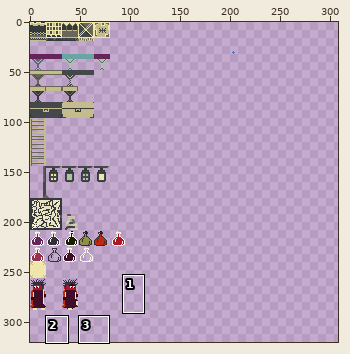
Two states of a sprite sheet, android/assets/tiles.png. The first picture is a wide view before the edit; the outline marks the close-up.
Close-up. First the earlier version:
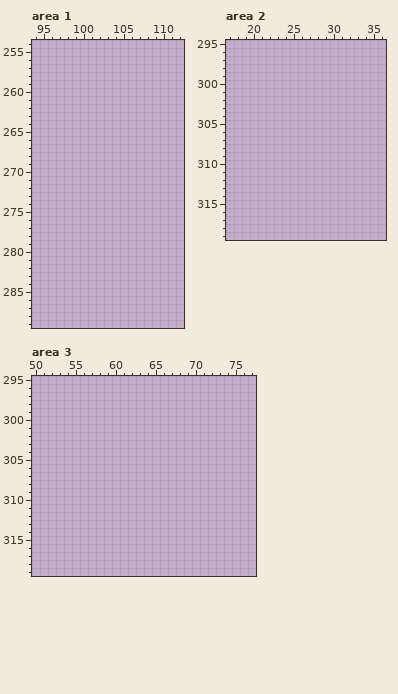
The file is 320x320 pixels. Pixels under 10% opacity are left out. Colours within 5 levels of each other are drawn and written as one. Shown: area 1: x 94..112, y 254..289; area 2: x 17..36, y 295..319; area 3: x 50..77, y 295..319. The wide view leaves out empty margins. The commit also changed other parts of the picture, which this record leaves out.
The same view after the edit:
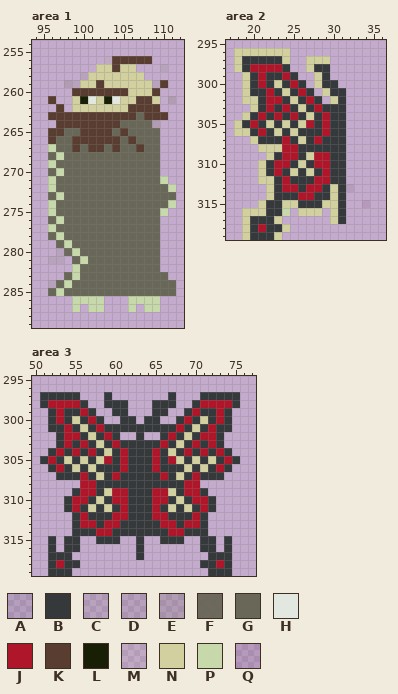
Palette (. is transparent): A #36393b1b  B #36393b  C #6967581f  D #69675825  E #69675836  F #696758f4  G #696758  H #e2e8df  J #af162a  K #5a3d31  L #191f04  M #a5a3801a  N #d2d09f  P #c7d8ab  Q #400e281a
Diff:
Area 1:
y 256: x 103..108 ...... -> MKKKKK
y 257: x 102..106 ..... -> NNKNN; x 110 . -> C
y 258: x 100..107 ........ -> CNNNNNNN
y 259: x 98..110 ............. -> ECNNKNNNNNNCK
y 260: x 99..109 ........... -> KKKKKKKNNNK
y 261: x 96 . -> K; x 99..109 ........... -> NLHNLHNNKKN; x 111 . -> E
y 262: x 97 . -> K; x 99..109 ........... -> NNNNNNNKKKK
y 263: x 96..110 ............... -> KKKKKKKKKKKGKKK
y 264: x 97..109 ............. -> KKKKKKKKGGGGE
y 265: x 96..109 .............. -> KKGGKKKKGKGGGG
y 266: x 96..109 .............. -> KGGKKKKKKGKGGG
y 267: x 96..109 .............. -> PGGKGKKGKGGKGG
y 268: x 96..109 .............. -> GPGGGGGGGGGGGG
y 269: x 96..109 .............. -> PGGGGGGGGGGGGG
y 270: x 96..109 .............. -> GPGGGGGGGGGGGG
y 271: x 96..110 ............... -> PGGGGGGGGGGGGGP
y 272: x 96..111 ................ -> PGGGGGGGGGGGGGGP
y 273: x 96..111 ................ -> GPGGGGGGGGGGGGGG
y 274: x 96..111 ................ -> PGGGGGGGGGGGGGGP
y 275: x 96..110 ............... -> PGGGGGGGGGGGGGP
y 276: x 96..109 .............. -> GPGGGGGGGGGGGG
y 277: x 96..109 .............. -> PGGGGGGGGGGGGG
y 278: x 96..109 .............. -> GPGGGGGGGGGGGG
y 279: x 97..109 ............. -> GPGGGGGGGGGGG
y 280: x 97..109 ............. -> CFPGGGGGGGGGG
y 281: x 96..97 .. -> CC; x 99..109 ........... -> GPGGGGGGGGG
y 282: x 99..109 ........... -> PGGGGGGGGGG
y 283: x 98..110 ............. -> GPGGGGGGGGGGG
y 284: x 96..111 ................ -> DGPGGGGGGGGGGGGG
y 285: x 96..111 ................ -> GPGGGGGGGGGGGGGG
y 286: x 99..102 .... -> PPPP; x 106..109 .... -> PPPP
y 287: x 99 . -> P; x 101..102 .. -> PP; x 106 . -> P; x 108..109 .. -> PP
Area 2:
y 296: x 18..24 ....... -> NNNNNNN
y 297: x 18..24 ....... -> NBBBBBN; x 27..29 ... -> NNN
y 298: x 18..24 ....... -> NBJJJJB; x 27..29 ... -> NBB
y 299: x 19..25 ....... -> NBJBBJB; x 28..29 .. -> NB
y 300: x 19..26 ........ -> NBJBNBJB; x 28..30 ... -> NBB
y 301: x 19..27 ......... -> NBBJBNBJB; x 29..31 ... -> NBB
y 302: x 19..28 .......... -> NNBJJBNBJB; x 30..31 .. -> NB
y 303: x 20..31 ............ -> NBJBJBNBJBBB
y 304: x 19..31 ............. -> NBJBJBJBNBJBB
y 305: x 18..31 .............. -> NBJBNBNBNJBJBB
y 306: x 18..31 .............. -> NNBJBNBNBBBJBB
y 307: x 20..31 ............ -> NBBBJBNBJBBB
y 308: x 21..31 ........... -> NNNJJBBBBBB
y 309: x 22..31 .......... -> NBJJBNJJBB
y 310: x 21..31 ........... -> NBJJBNBJJBB
y 311: x 21..31 ........... -> NBJBNBNBJBB
y 312: x 21..31 ........... -> NNBJBBBJJBB
y 313: x 22..32 ........... -> NBJJBJJBNBA
y 314: x 22..31 .......... -> NBBBJJBBNB
y 315: x 21..31 ........... -> NBBNNBBBNNB; x 34 . -> Q
y 316: x 19..24 ...... -> NNNBBP; x 26..28 ... -> NNN; x 30..31 .. -> NB
y 317: x 19..23 ..... -> NBBBN; x 30..31 .. -> NB
y 318: x 19..24 ...... -> NBJBBN
y 319: x 19..23 ..... -> NBBBN
Area 3:
y 297: x 51..55 ..... -> BBBBB; x 59 . -> B; x 67 . -> B; x 71..75 ..... -> BBBBB
y 298: x 51..56 ...... -> BJJJJB; x 59..61 ... -> BBB; x 65..67 ... -> BBB; x 70..75 ...... -> BJJJJB
y 299: x 52..57 ...... -> BJBBJB; x 60..61 .. -> BB; x 65..66 .. -> BB; x 69..74 ...... -> BJBBJB
y 300: x 52..58 ....... -> BJBNBJB; x 61..62 .. -> BB; x 64..65 .. -> BB; x 68..74 ....... -> BJBNBJB
y 301: x 52..74 ....................... -> BBJBNBJBBBBBBBBBJBNBJBB
y 302: x 53..60 ........ -> BJJBNBJB; x 63 . -> B; x 66..73 ........ -> BJBNBJJB
y 303: x 53..73 ..................... -> BJBJBNBJBBBBBJBNBJBJB
y 304: x 52..74 ....................... -> BJBJBJBNBJBBBJBNBJBJBJB
y 305: x 51..75 ......................... -> BJBNBNBNJBJBBBJBJNBNBNBJB
y 306: x 52..74 ....................... -> BJBNBNBBBJBBBJBBBNBNBJB
y 307: x 53..73 ..................... -> BBBJBNBJBBBBBJBNBJBBB
y 308: x 56..70 ............... -> JJBBBBBBBBBBBJJ
y 309: x 55..71 ................. -> BJJBNJJBBBJJNBJJB
y 310: x 54..72 ................... -> BJJBNBJJBBBJJBNBJJB
y 311: x 54..72 ................... -> BJBNBNBJBBBJBNBNBJB
y 312: x 55..71 ................. -> BJBBBJJBBBJJBBBJB
y 313: x 55..71 ................. -> BJJBJJBBBBBJJBJJB
y 314: x 55..71 ................. -> BBBJJBBBBBBBJJBBB
y 315: x 52 . -> B; x 54..55 .. -> BB; x 58..60 ... -> BBB; x 63 . -> B; x 66..68 ... -> BBB; x 71..72 .. -> BB; x 74 . -> B
y 316: x 52 . -> B; x 54..55 .. -> BB; x 63 . -> B; x 71..72 .. -> BB; x 74 . -> B
y 317: x 52..54 ... -> BBB; x 63 . -> B; x 72..74 ... -> BBB
y 318: x 52..55 .... -> BJBB; x 71..74 .... -> BBJB
y 319: x 52..54 ... -> BBB; x 72..74 ... -> BBB
Where, in picture pixels (left, top, right, bottom), the same in both close-ups:
added: (48, 56, 176, 312)
added: (234, 48, 370, 240)
added: (40, 392, 240, 576)
